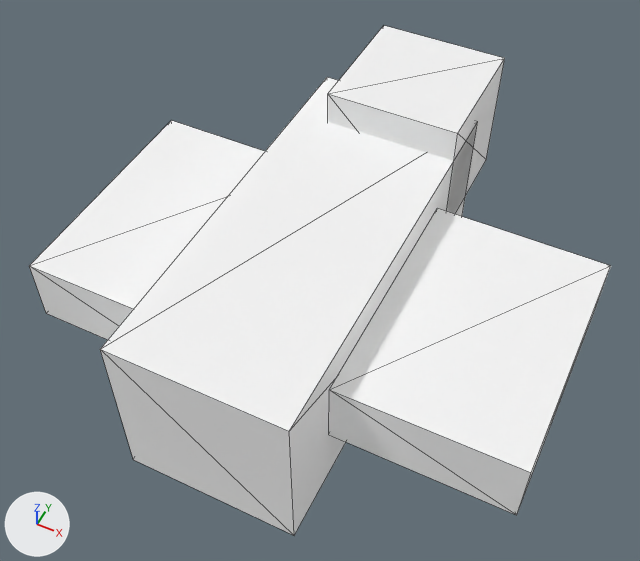
The glTF model models/creatures/wasp/model.gltf as it was, and as the next commit left it.
One viewpoint serves both versions: a camera (50 mm lens) standing at (0.454, -0.939, 1.722) and looking at (-0.022, 0.013, 0.532). Every picture has the same lights, and +X, +Y and +Z are marked at lower left. The older version comes first. Mesh edges are drawn as thin lines. Vertices at exactly the same position are counted once.
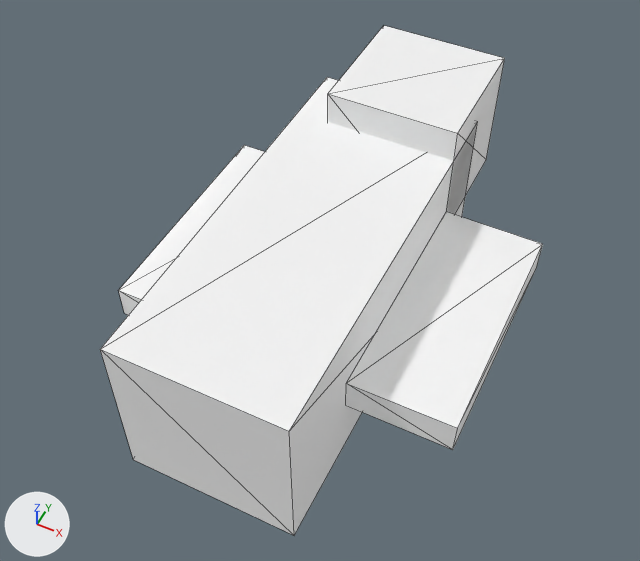
Location of each change, (x1, y1, x2, y2) in pixels of the pictures (640 x 561 px; the box of a moved part takes in the faces that stretch with it):
'mesh', reshaped (24% narrower)
    before: (29, 26, 611, 535)
    after: (100, 26, 543, 535)
part 1 of me_mesh_0, moved or reshaped
    before: (29, 120, 611, 515)
    after: (119, 145, 543, 450)

The change, as a diff of the scene's bpy script:
```diff
--- a/models/creatures/wasp/model.gltf.py
+++ b/models/creatures/wasp/model.gltf.py
@@ me_mesh_0 @@
 # used by ob_mesh; location = (0.0, 0.0, 0.0)
-me_mesh_0.from_pydata(...)  # 40 vertices, 60 faces; spans x -0.438..0.438, y -0.375..0.5, z 0.375..0.75
+me_mesh_0.from_pydata(...)  # 38 vertices, 60 faces; spans x -0.312..0.312, y -0.375..0.5, z 0.375..0.75
+# me_mesh_0 part 1
+# 16 vertices are removed from x -0.438..0.438, y -0.25..0.188, z 0.5..0.625
+# 24 faces are deleted
+# 7 vertices are added at x -0.312..0.125, y -0.188..0.25, z 0.5..0.562
+# 7 new vertices lie (0.187, 0.0, 0.0) away from vertices in x -0.312..0.125, y -0.188..0.25, z 0.5..0.562
+# 24 new faces join them
 me_mesh_0.materials.append(mat_body)
```
